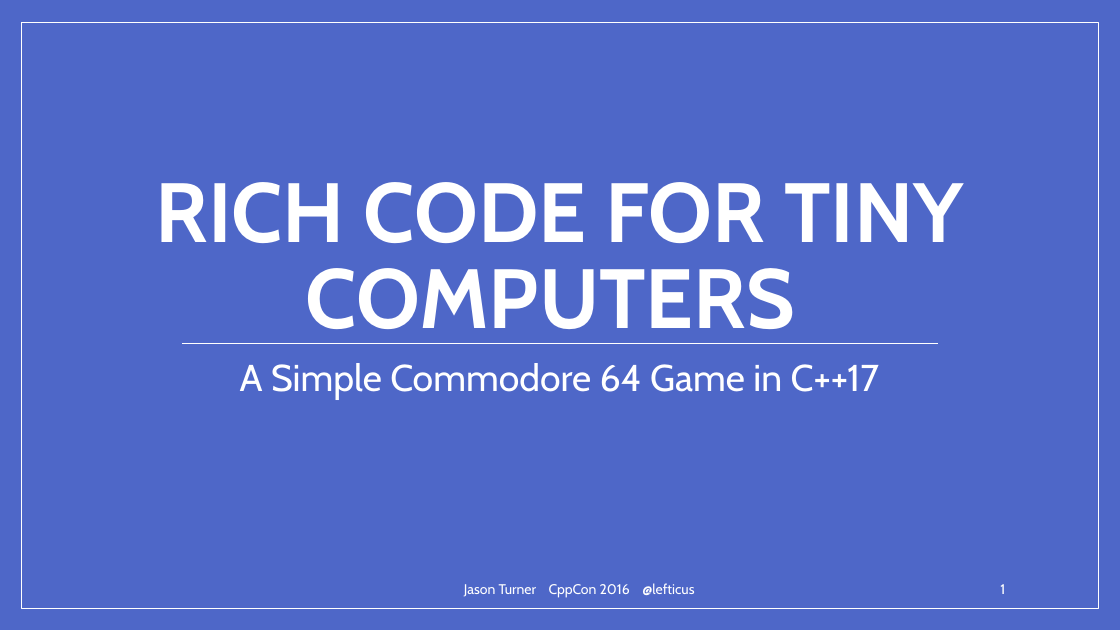
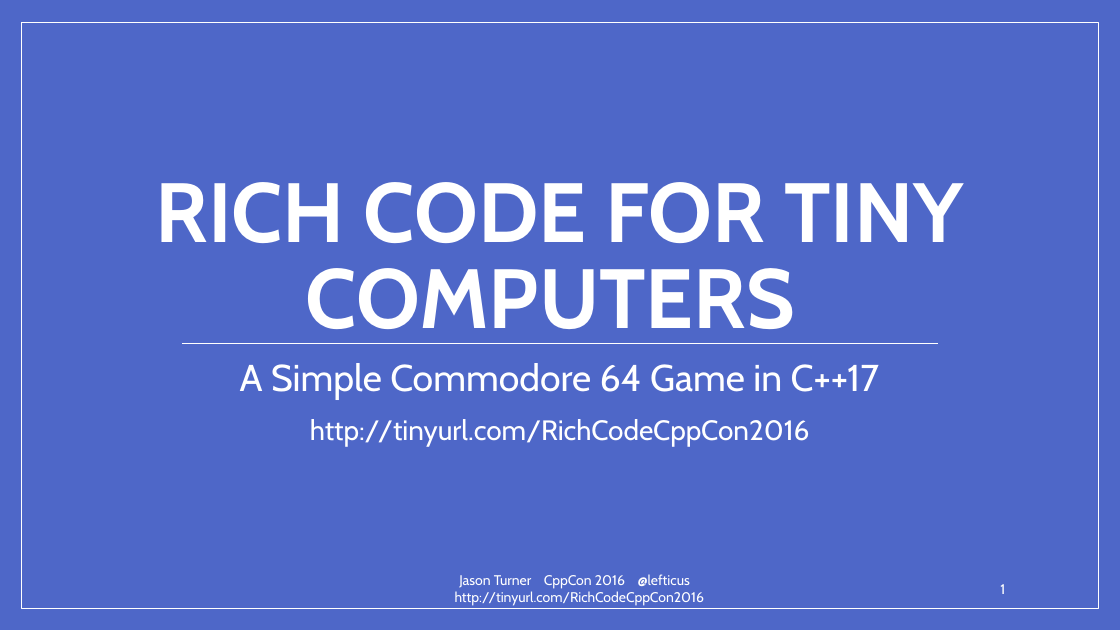
Before and after one commit to lefticus/presentations, a slide deck: slide 1 of RichCodeForTinyMachines/Rich Code For Tiny Computers.pptx. Drawn at 1120x630 pixels with LibreOffice and Linux fonts; fonts in the diff are those of the drawing. Boxes give left, top, right and bottom in pixels: in the first picture for what was removed or moved away, otherwise in the second. Text is boxed around its words. In the diff, an @@ line names an element or a change of style, - is before the commit and + after.

```diff
--- a/RichCodeForTinyMachines/Rich Code For Tiny Computers.pptx
+++ b/RichCodeForTinyMachines/Rich Code For Tiny Computers.pptx
@@ subtitle at [310, 419, 810, 447]: paragraph added @@
+http://tinyurl.com/RichCodeCppCon2016
@@ text at [455, 574, 705, 606]: text changed @@
-Jason Turner CppCon 2016 @lefticus
+Jason Turner CppCon 2016 @lefticus http://tinyurl.com/RichCodeCppCon2016
```
Also in this commit, not shown: 68 other slides changed, 1 slide added, 1 other file.
